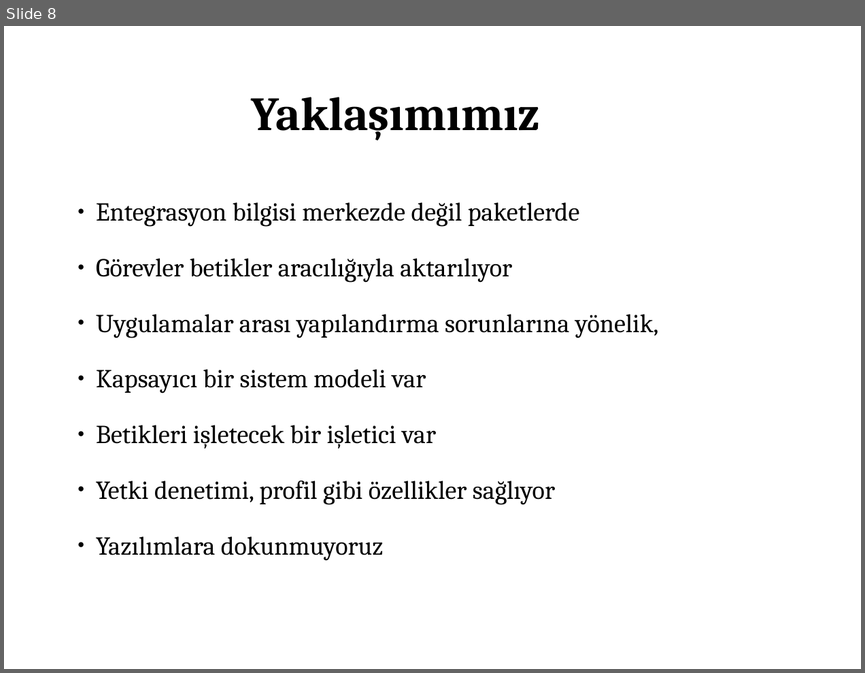
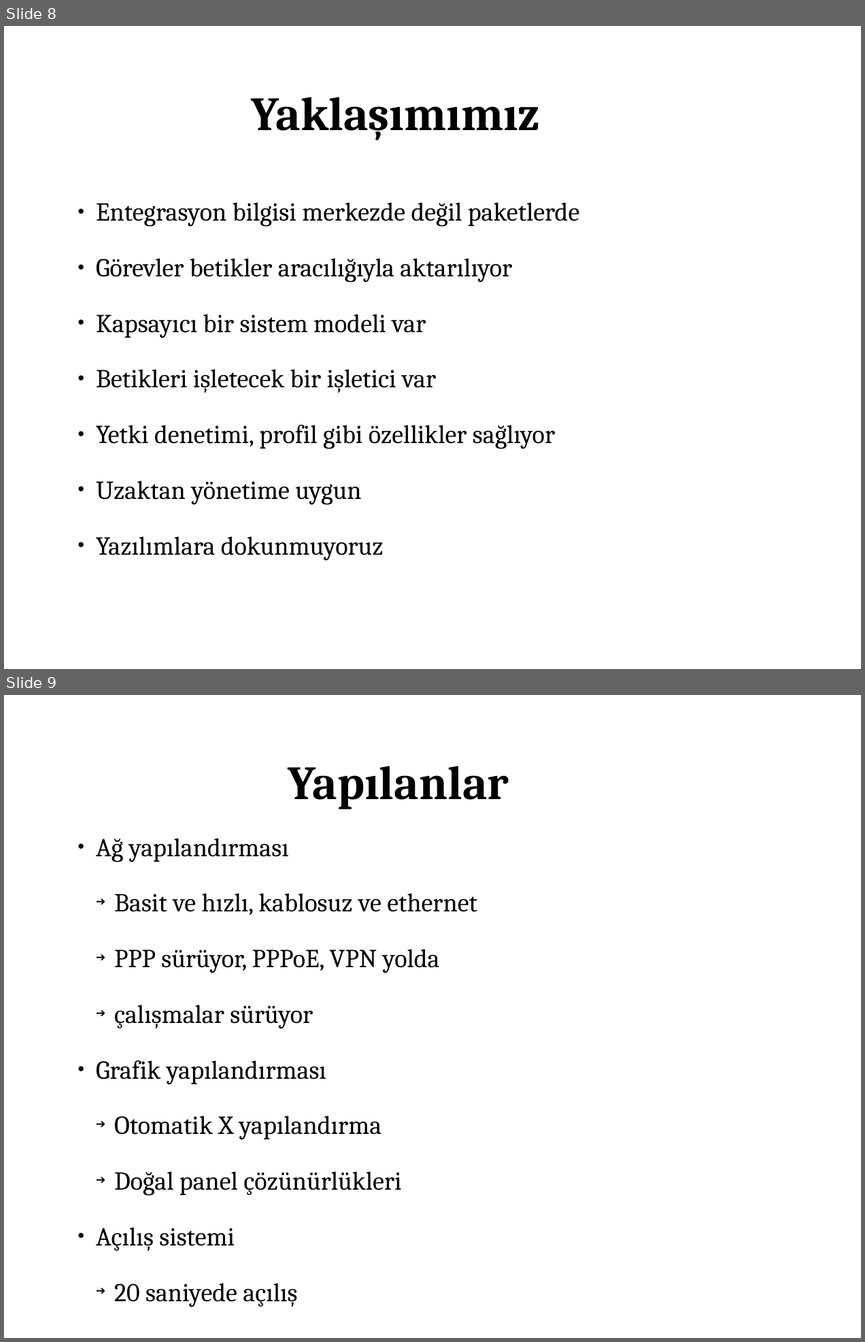
Before and after one commit to Pardus-Linux/COMAR, a slide deck: belgeler/temel-sunum.odp. Shown one above the other, each under a label of ours: slide 8 before the commit, slides 8 and 9 after it. The pictures are 865x673 and 865x1342 pixels, drawn with LibreOffice and Linux fonts; fonts in the diff are those of the drawing. Boxes give left, top, right and bottom in pixels: in the first picture for what was removed or moved away, otherwise in the second. Text is boxed around its words. In the diff, an @@ line names an element or a change of style, - is before the commit and + after.

```diff
--- a/belgeler/temel-sunum.odp
+++ b/belgeler/temel-sunum.odp
@@ slide 9 added at (x1=4, y1=695, x2=861, y2=1338), background #FFFFFF @@
@@ text added at (x1=288, y1=766, x2=509, y2=809), 44 pt, text #000000, bold @@
+Yapılanlar
@@ text added at (x1=96, y1=838, x2=477, y2=1307), 24 pt, text #000000 @@
+  ● Ağ yapılandırması
+    ➔ Basit ve hızlı, kablosuz ve ethernet
+    ➔ PPP sürüyor, PPPoE, VPN yolda
+    ➔ çalışmalar sürüyor
+  ● Grafik yapılandırması
+    ➔ Otomatik X yapılandırma
+    ➔ Doğal panel çözünürlükleri
+  ● Açılış sistemi
+    ➔ 20 saniyede açılış
+    ➔ Kolay servis yönetimi
@@ slide 8 changed as well @@
@@ text at (x1=96, y1=314, x2=659, y2=338): paragraph removed @@
-  ● Uygulamalar arası yapılandırma sorunlarına yönelik,
@@ text at (x1=96, y1=480, x2=361, y2=505): paragraph added @@
+  ● Uzaktan yönetime uygun
```
Also in this commit, not shown: 5 other slides changed, 3 other slides added, 2 slides removed.
